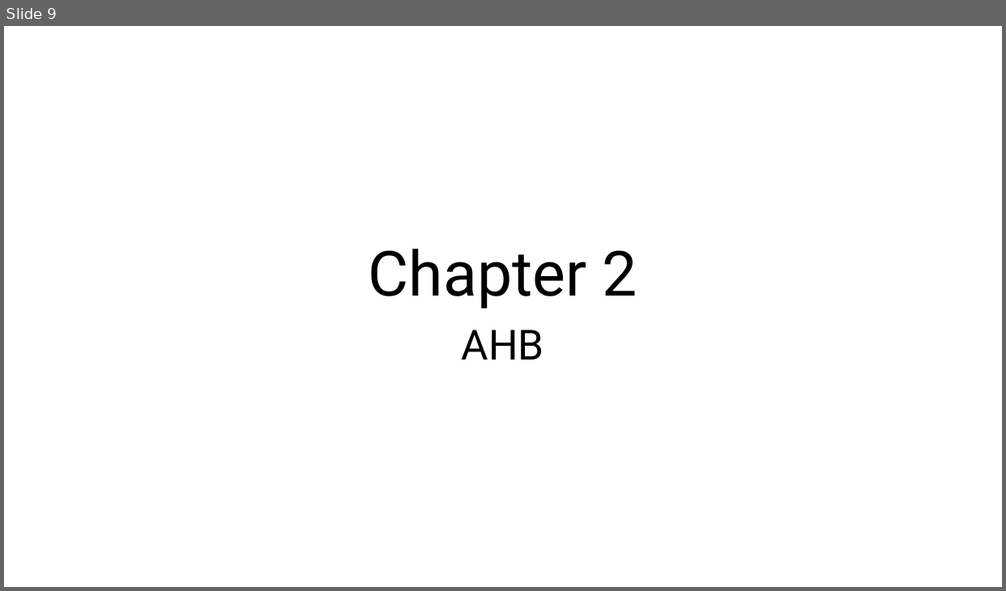
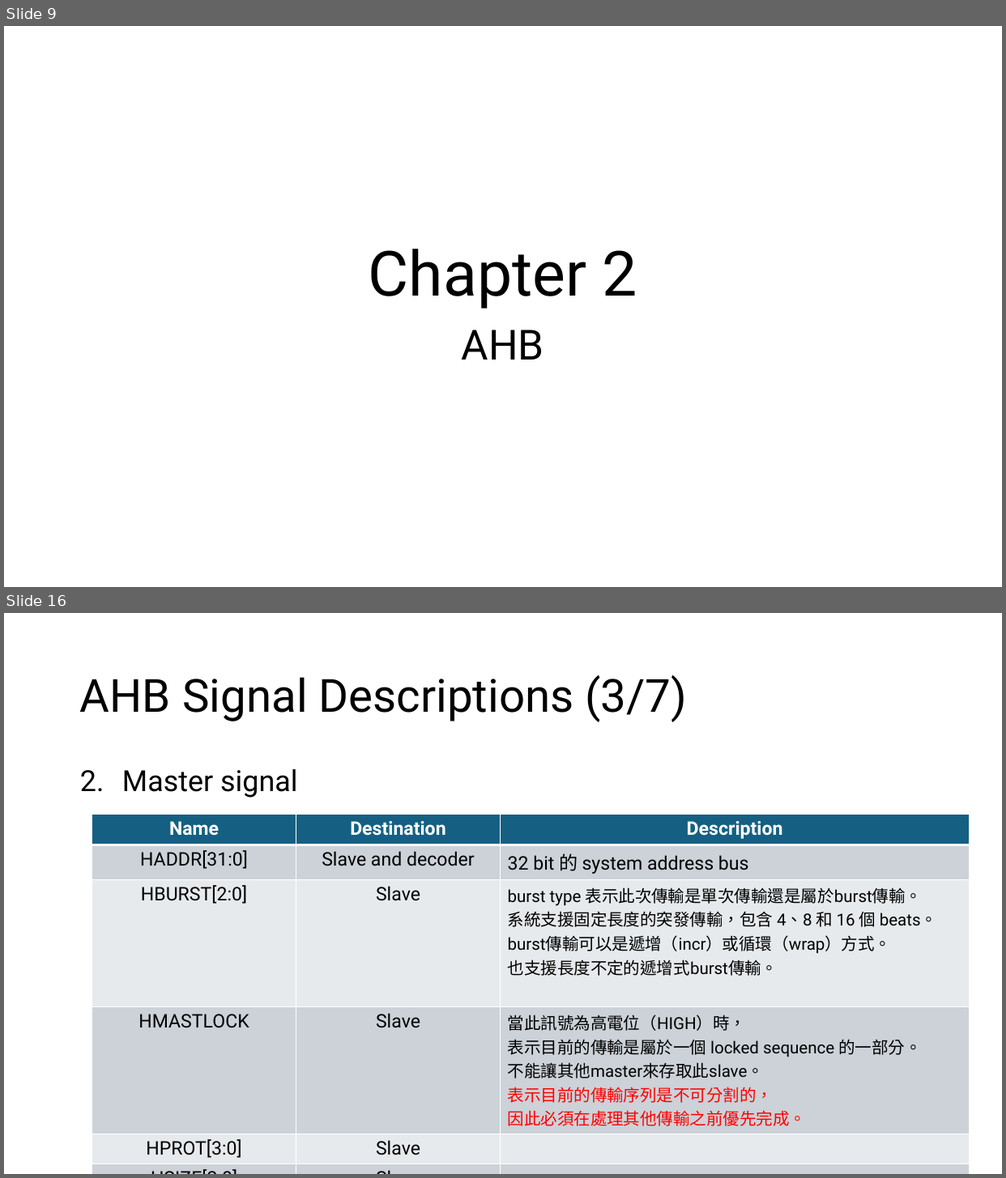
Before and after one commit to s9001055/DV_learning, a slide deck: AMBA/AMBA_learning.pptx. Shown one above the other, each under a label of ours: slide 9 before the commit, slides 9 and 16 after it; the slides between them are not shown. The pictures are 1006x591 and 1006x1178 pixels, drawn with LibreOffice and Linux fonts; fonts in the diff are those of the drawing. Boxes give left, top, right and bottom in pixels: in the first picture for what was removed or moved away, otherwise in the second. Text is boxed around its words. In the diff, an @@ line names an element or a change of style, - is before the commit and + after.

Commit message:
Modify: AMBA/AMBA_learning.pptx 1. Add chapter 2 AHB Signal Descriptions

```diff
--- a/AMBA/AMBA_learning.pptx
+++ b/AMBA/AMBA_learning.pptx
@@ slide 16 added at box(4, 613, 1002, 1174), background #FFFFFF @@
@@ title added at box(80, 675, 688, 722), 44 pt, text #000000 @@
+AHB Signal Descriptions (3/7)
@@ text added at box(122, 769, 297, 798), 28 pt, text #000000 @@
+2. Master signal
@@ table added at box(92, 815, 970, 1161), 6 rows, 3 columns @@
+Name | Destination | Description
+HADDR[31:0] | Slave and decoder | 32 bit 的 system address bus
+HBURST[2:0] | Slave | burst type 表示此次傳輸是單次傳輸還是屬於burst傳輸。 / 系統支援固定長度的突發傳輸，包含 4、8 和 16 個 beats。 / burst傳輸可以是遞增（incr）或循環（wrap）方式。 / 也支援長度不定的遞增式burst傳輸。
+HMASTLOCK | Slave | 當此訊號為高電位（HIGH）時， / 表示目前的傳輸是屬於一個 locked sequence 的一部分。 / 不能讓其他master來存取此slave。 / 表示目前的傳輸序列是不可分割的， / 因此必須在處理其他傳輸之前優先完成。
+HPROT[3:0] | Slave | 
+HSIZE[2:0] | Slave | 
```
Also in this commit, not shown: 5 slides changed, 5 other slides added, 1 other file.
